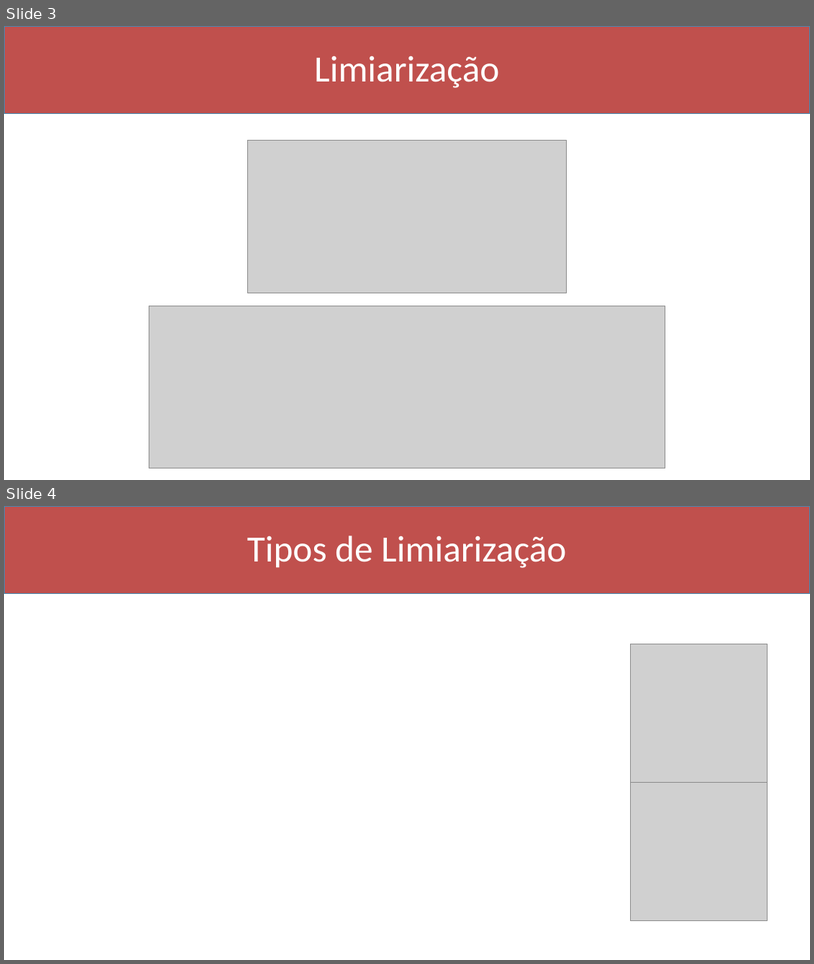
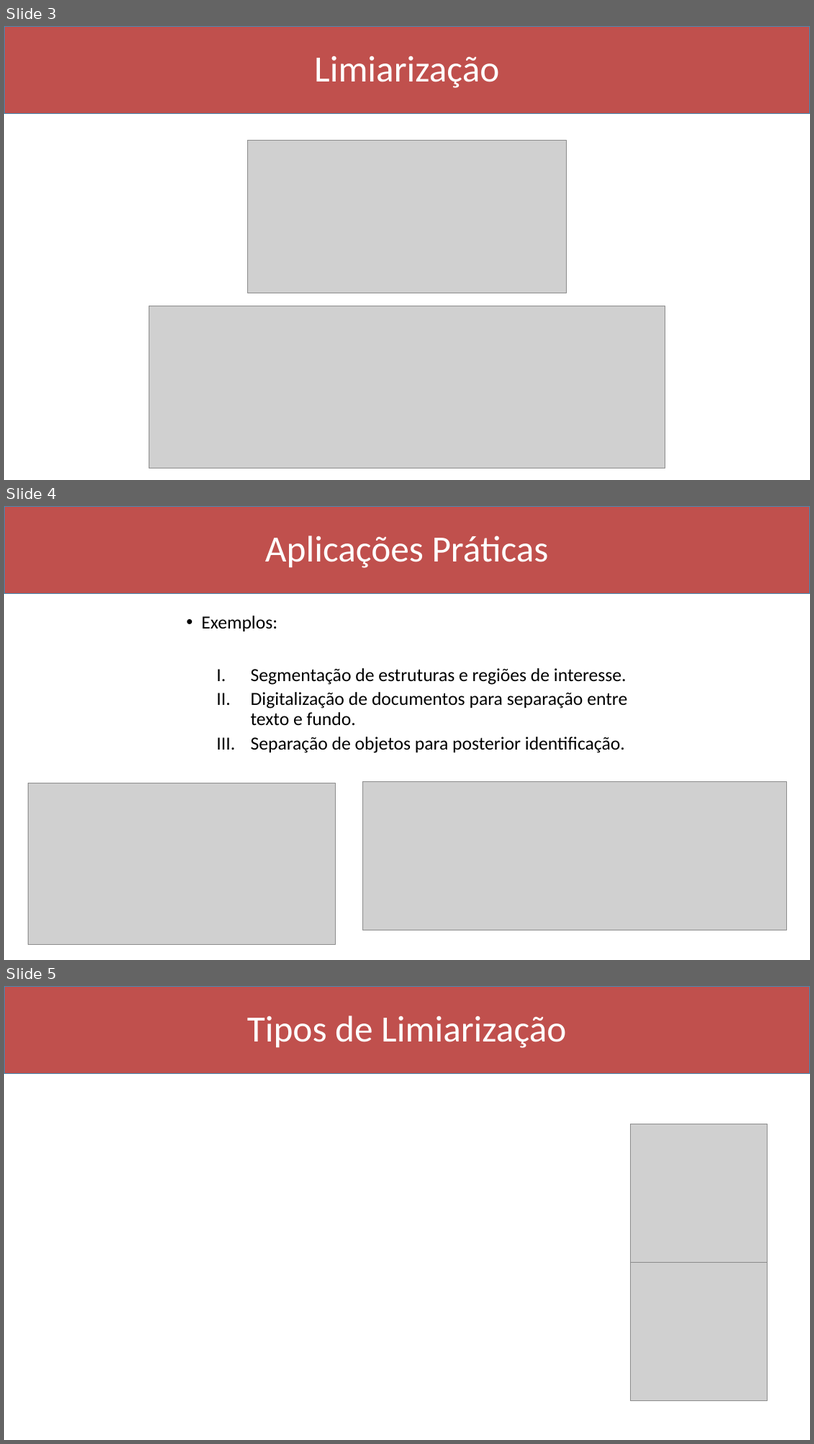
Before and after one commit to Marcio-Salmazo/Aulas, a slide deck: Processamento de Imagens/Slides/09 - Limiarizacao.pptx. Shown one above the other, each under a label of ours: slides 3 and 4 before the commit, slides 3, 4 and 5 after it. The pictures are 814x964 and 814x1444 pixels, drawn with LibreOffice and Linux fonts; fonts in the diff are those of the drawing; grey boxes stand for pictures. Boxes give left, top, right and bottom in pixels: in the first picture for what was removed or moved away, otherwise in the second. Text is boxed around its words. In the diff, an @@ line names an element or a change of style, - is before the commit and + after.

```diff
--- a/Processamento de Imagens/Slides/09 - Limiarizacao.pptx
+++ b/Processamento de Imagens/Slides/09 - Limiarizacao.pptx
@@ slide 4 added at box(4, 506, 810, 960), background #FFFFFF @@
@@ rectangle added at box(4, 506, 810, 594), fill #C0504D, outline #418AB3 1 pt @@
@@ title added at box(265, 536, 549, 568), 44 pt, text #FFFFFF @@
+Aplicações Práticas
@@ text added at box(201, 615, 628, 753), 22 pt, text #000000 @@
+• Exemplos:
+  I. Segmentação de estruturas e regiões de interesse.
+  II. Digitalização de documentos para separação entre texto e fundo.
+  III. Separação de objetos para posterior identificação.
@@ picture added at box(28, 783, 336, 944) @@
@@ picture added at box(363, 782, 787, 929) @@
@@ what was slide 4 is now slide 5 @@
```
Also in this commit, not shown: 1 slide changed, 7 other slides added.
